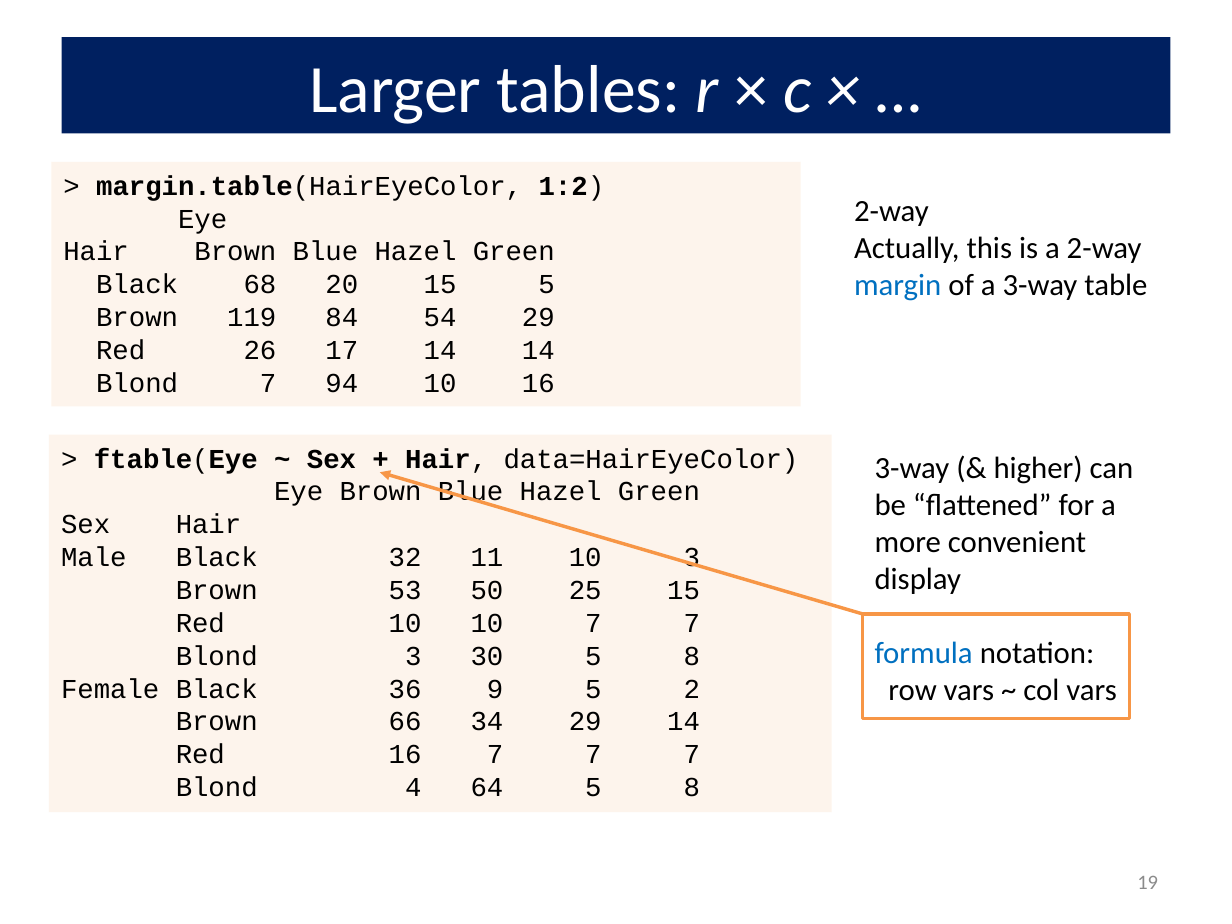
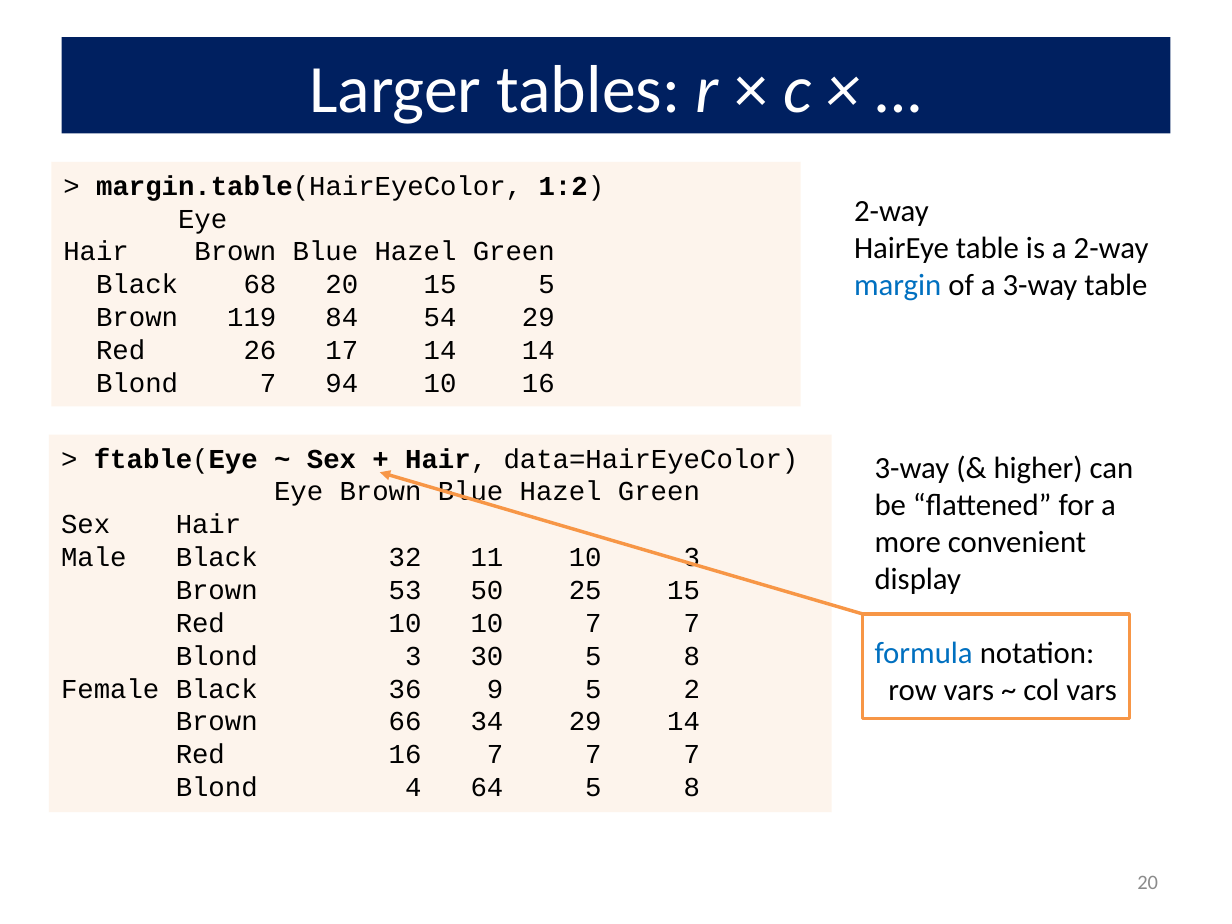
Before and after one commit to friendly/psy6136, a slide deck: slide 20 of lectures/01-Overview.pptx (slide 19 before the commit). Drawn at 1232x924 pixels with LibreOffice and Linux fonts; fonts in the diff are those of the drawing. Boxes give left, top, right and bottom in pixels: in the first picture for what was removed or moved away, otherwise in the second. Text is boxed around its words. In the diff, an @@ line names an element or a change of style, - is before the commit and + after.

```diff
--- a/lectures/01-Overview.pptx
+++ b/lectures/01-Overview.pptx
@@ text at (x1=854, y1=236, x2=1149, y2=301): text changed @@
-Actually, this is a 2-way margin of a 3-way table
+HairEye table is a 2-way margin of a 3-way table
@@ page number at (x1=1137, y1=876, x2=1158, y2=889): text changed @@
-19
+20
```
Also in this commit, not shown: 9 other slides changed, 1 slide added.
